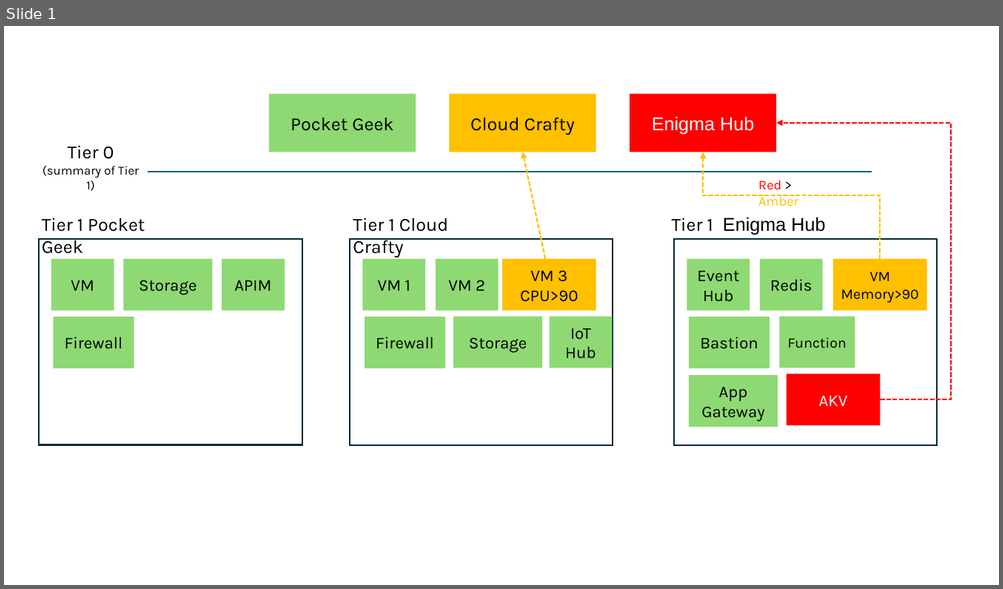
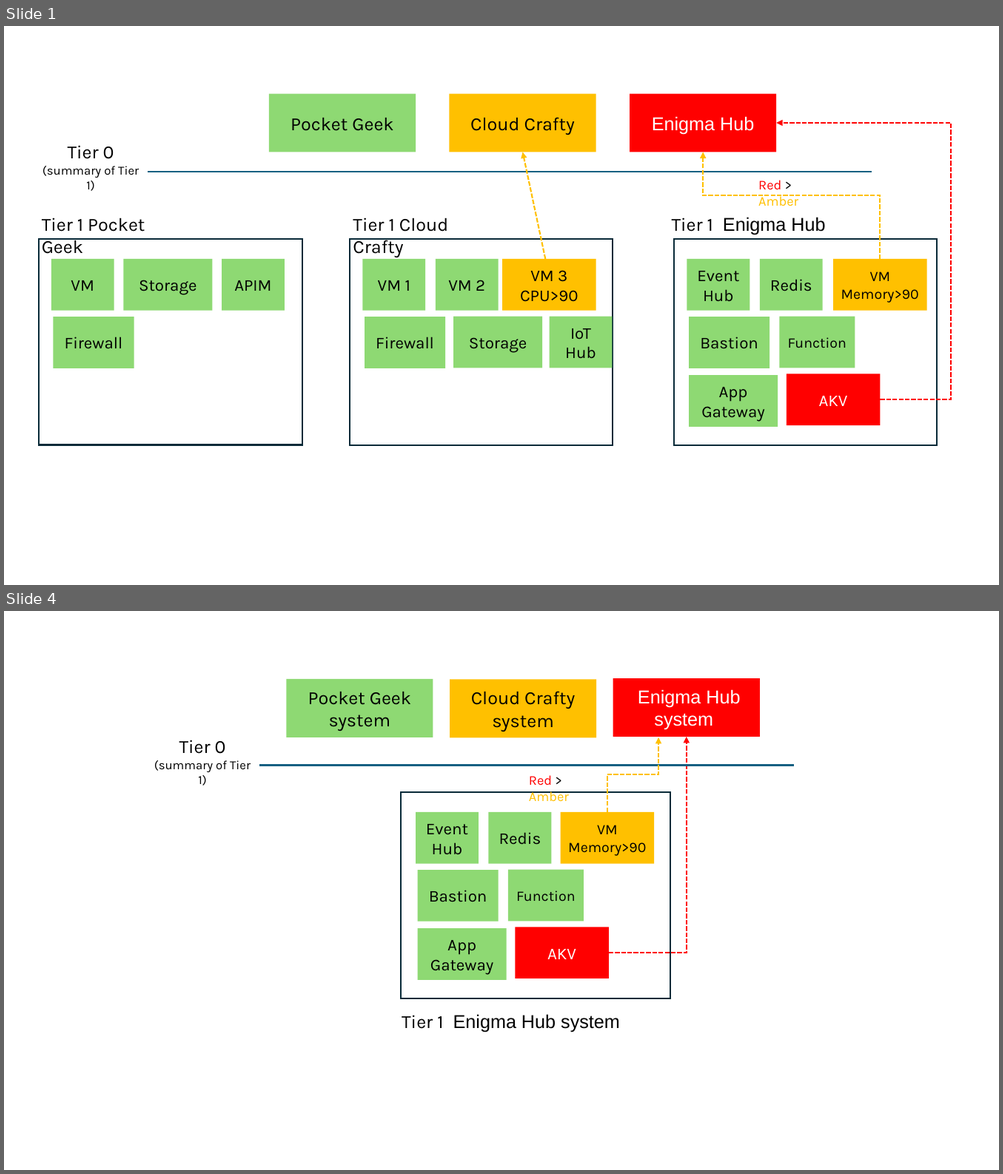
Before and after one commit to weixian-zhang/GCC-CWHD, a slide deck: doc/tier-0-diagram.pptx. Shown one above the other, each under a label of ours: slide 1 before the commit, slides 1 and 4 after it; the slides between them are not shown. The pictures are 1003x589 and 1003x1174 pixels, drawn with LibreOffice and Linux fonts; fonts in the diff are those of the drawing. Boxes give left, top, right and bottom in pixels: in the first picture for what was removed or moved away, otherwise in the second. Text is boxed around its words. In the diff, an @@ line names an element or a change of style, - is before the commit and + after.

Commit message:
doc: updated tier 0 diagram

```diff
--- a/doc/tier-0-diagram.pptx
+++ b/doc/tier-0-diagram.pptx
@@ slide 4 added at box(4, 611, 999, 1170), background #FFFFFF @@
@@ rectangle added at box(286, 679, 433, 737), fill #8ED973, 18 pt, text #000000 @@
+Pocket Geek
+system
@@ rectangle added at box(449, 680, 597, 738), fill #FFC000, 18 pt, text #000000 @@
+Cloud Crafty
+system
@@ rectangle added at box(613, 678, 760, 736), fill #FF0000, 18 pt, text #FFFFFF @@
+Enigma Hub
+system
@@ text added at box(154, 740, 250, 786), 12 pt, text #000000 @@
+Tier 0
+(summary of Tier 1)
@@ elbow arrow added from (607, 812) to (658, 738), #FFC000 1.5 pt dashed @@
@@ elbow arrow added from (609, 953) to (687, 737), #FF0000 1.5 pt dashed @@
@@ line added from (259, 766) to (794, 766), #156082 1.5 pt @@
@@ text added at box(529, 775, 569, 801), 13 pt, text #FFC000 @@
+Red > Amber
@@ rectangle added at box(401, 792, 670, 999), fill #FFFFFF, outline #092A39 1.5 pt @@
@@ rectangle added at box(416, 812, 478, 864), fill #8ED973, 16 pt, text #000000 @@
+Event Hub
@@ rectangle added at box(488, 812, 551, 864), fill #8ED973, 16 pt, text #000000 @@
+Redis
@@ rectangle added at box(560, 812, 654, 864), fill #FFC000, 14 pt, text #000000 @@
+VM
+Memory>90
@@ rectangle added at box(418, 870, 498, 921), fill #8ED973, 16 pt, text #000000 @@
+Bastion
@@ rectangle added at box(509, 870, 583, 921), fill #8ED973, 14 pt, text #000000 @@
+Function
@@ rectangle added at box(418, 929, 506, 980), fill #8ED973, 16 pt, text #000000 @@
+App Gateway
@@ rectangle added at box(515, 927, 609, 979), fill #FF0000, 16 pt, text #FFFFFF @@
+AKV
@@ text added at box(401, 1014, 620, 1032), 18 pt, text #000000 @@
+Tier 1 Enigma Hub system
```
Also in this commit, not shown: 2 other slides added.
